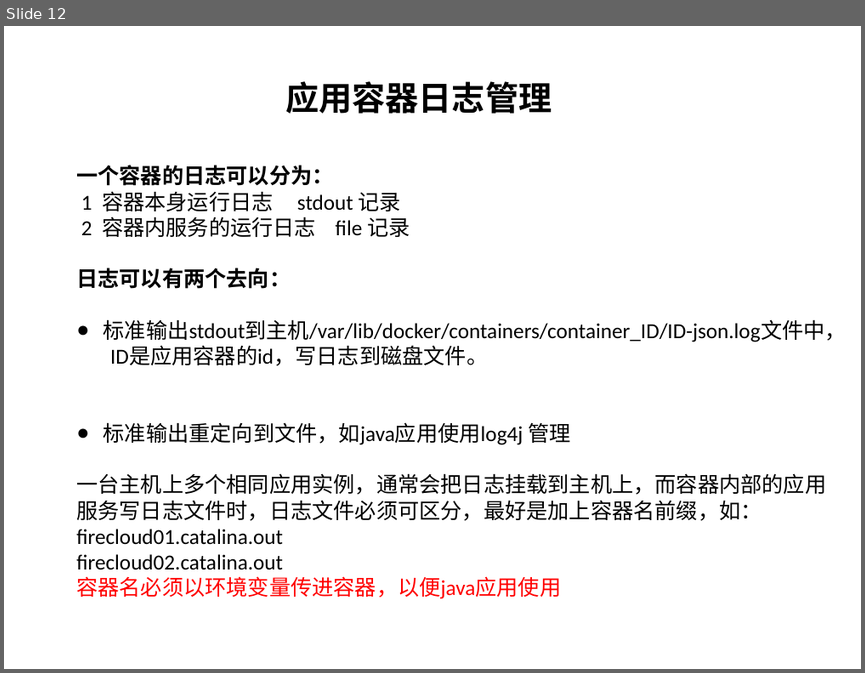
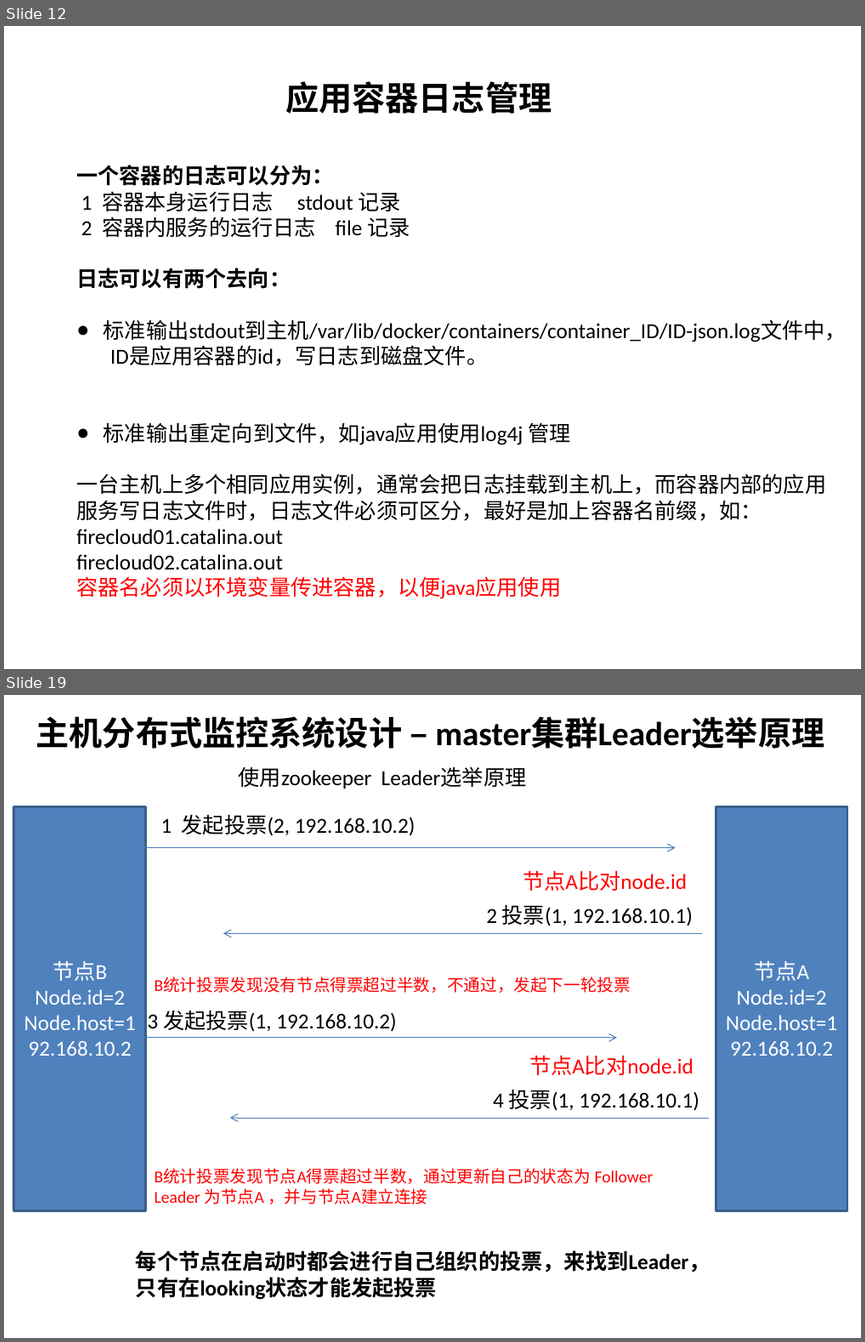
Before and after one commit to wsyx123/firecloud-server, a slide deck: description/firecloud-architecture.pptx. Shown one above the other, each under a label of ours: slide 12 before the commit, slides 12 and 19 after it; the slides between them are not shown. The pictures are 865x673 and 865x1342 pixels, drawn with LibreOffice and Linux fonts; fonts in the diff are those of the drawing. Boxes give left, top, right and bottom in pixels: in the first picture for what was removed or moved away, otherwise in the second. Text is boxed around its words. In the diff, an @@ line names an element or a change of style, - is before the commit and + after.

```diff
--- a/description/firecloud-architecture.pptx
+++ b/description/firecloud-architecture.pptx
@@ slide 19 added at [4,695,861,1338], background #FFFFFF @@
@@ text added at [36,716,824,749], 28 pt, text #000000, bold @@
+主机分布式监控系统设计 – master集群Leader选举原理
@@ text added at [239,767,527,789], 18 pt, text #000000 @@
+使用zookeeper Leader选举原理
@@ rectangle added at [14,807,146,1211], fill #4F81BD, outline #3A5F8C 2 pt, 18 pt, text #FFFFFF @@
+节点B
+Node.id=2
+Node.host=192.168.10.2
@@ text added at [161,814,415,836], 18 pt, text #000000 @@
+1 发起投票(2, 192.168.10.2)
@@ rectangle added at [715,807,847,1211], fill #4F81BD, outline #3A5F8C 2 pt, 18 pt, text #FFFFFF @@
+节点A
+Node.id=2
+Node.host=192.168.10.2
@@ arrow added from (136, 847) to (675, 847), #4B7EBC 0.75 pt @@
@@ text added at [522,870,687,891], 18 pt, text #FF0000 @@
+节点A比对node.id
@@ text added at [486,904,692,926], 18 pt, text #000000 @@
+2 投票(1, 192.168.10.1)
@@ arrow added from (703, 933) to (223, 933), #4B7EBC 0.75 pt @@
@@ text added at [154,976,630,993], 14 pt, text #FF0000 @@
+B统计投票发现没有节点得票超过半数，不通过，发起下一轮投票
@@ text added at [148,1009,397,1032], 18 pt, text #000000 @@
+3 发起投票(1, 192.168.10.2)
@@ arrow added from (136, 1038) to (617, 1038), #4B7EBC 0.75 pt @@
@@ text added at [529,1055,693,1075], 18 pt, text #FF0000 @@
+节点A比对node.id
@@ text added at [493,1089,699,1111], 18 pt, text #000000 @@
+4 投票(1, 192.168.10.1)
@@ arrow added from (710, 1117) to (230, 1117), #4B7EBC 0.75 pt @@
@@ text added at [154,1168,653,1204], 14 pt, text #FF0000 @@
+B统计投票发现节点A得票超过半数，通过更新自己的状态为 Follower
+Leader 为节点A ，并与节点A建立连接
@@ text added at [136,1250,710,1299], 18 pt, text #000000, bold @@
+每个节点在启动时都会进行自己组织的投票，来找到Leader，
+只有在looking状态才能发起投票
```
Also in this commit, not shown: 22 other slides added, 25 other files.
